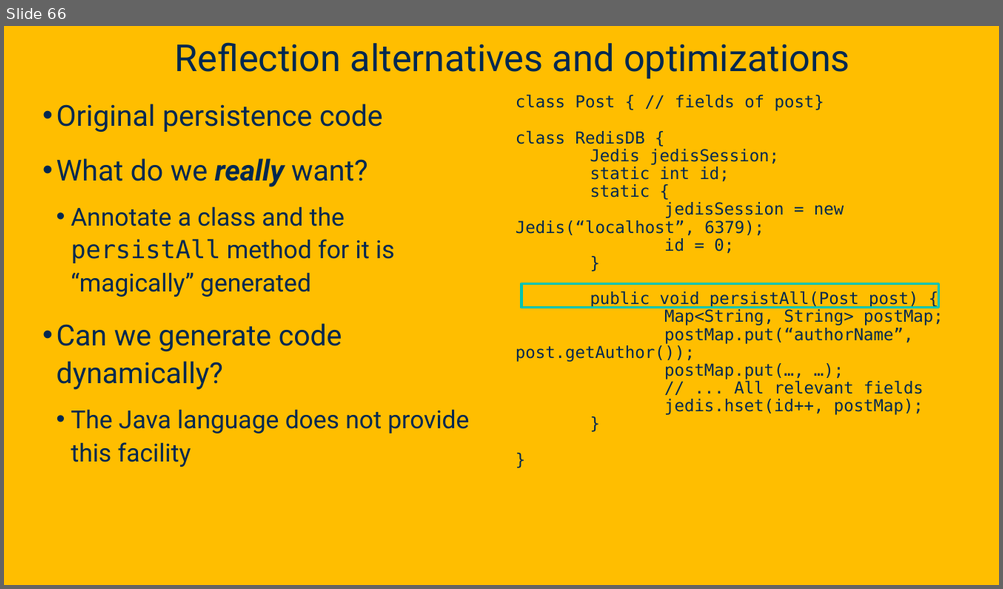
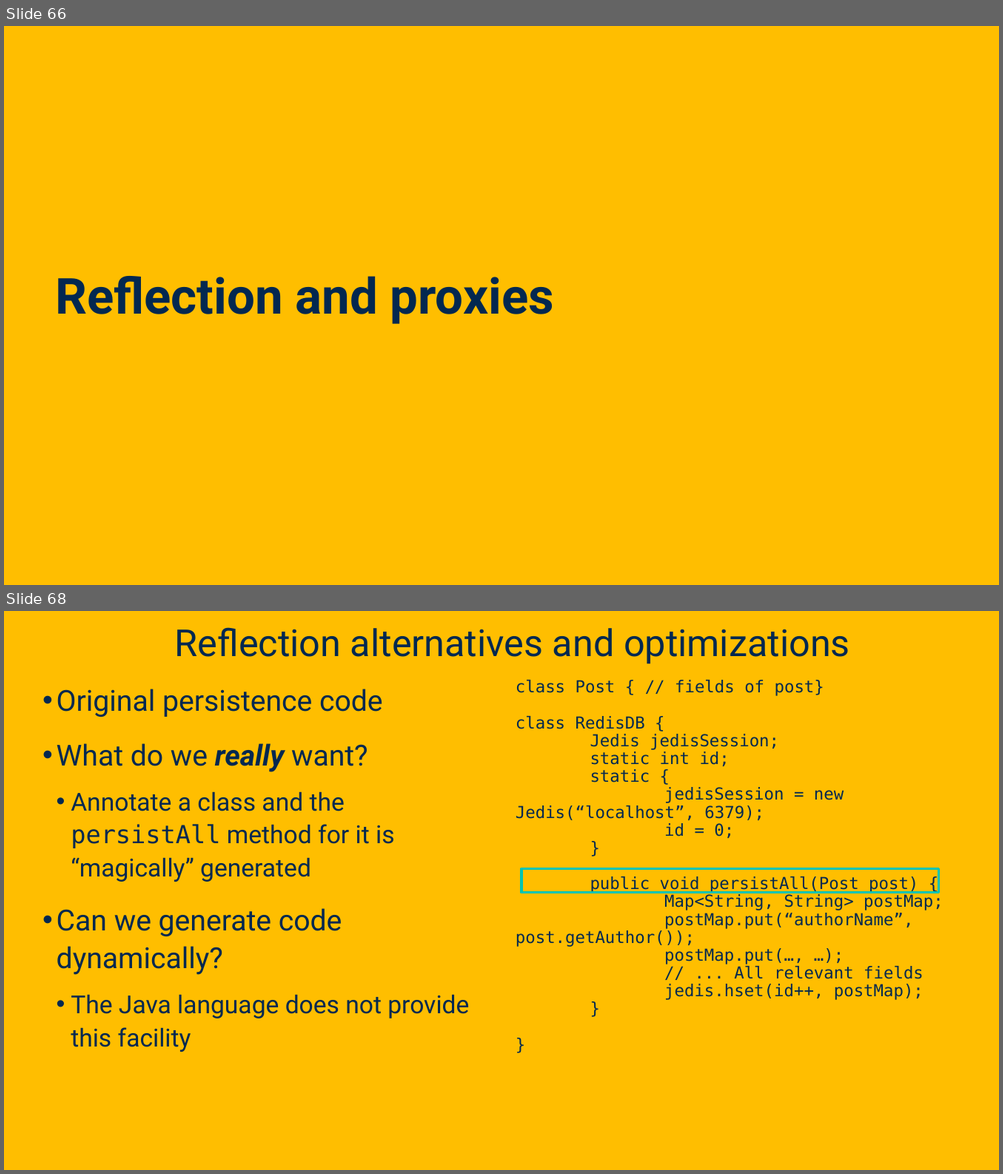
Before and after one commit to davsec-teaching/ecs160-f25, a slide deck: slides/5_annotations_and_reflection.pptx. Shown one above the other, each under a label of ours: slide 66 before the commit, slides 66 and 68 after it; the slides between them are not shown. The pictures are 1003x589 and 1003x1174 pixels, drawn with LibreOffice and Linux fonts; fonts in the diff are those of the drawing; background and template pictures are left out. Boxes give left, top, right and bottom in pixels: in the first picture for what was removed or moved away, otherwise in the second. Text is boxed around its words. In the diff, an @@ line names an element or a change of style, - is before the commit and + after.

Commit message:
proxies content update

```diff
--- a/slides/5_annotations_and_reflection.pptx
+++ b/slides/5_annotations_and_reflection.pptx
@@ slide 66 added at (4,26,999,585), background picture (left out) @@
@@ text added at (55,276,554,324), 48 pt, text #022850, bold @@
+Reflection and proxies
@@ what was slide 66 is now slide 68 @@
```
Also in this commit, not shown: 9 slides changed, 3 other slides added, 1 slide removed, 1 other file.
